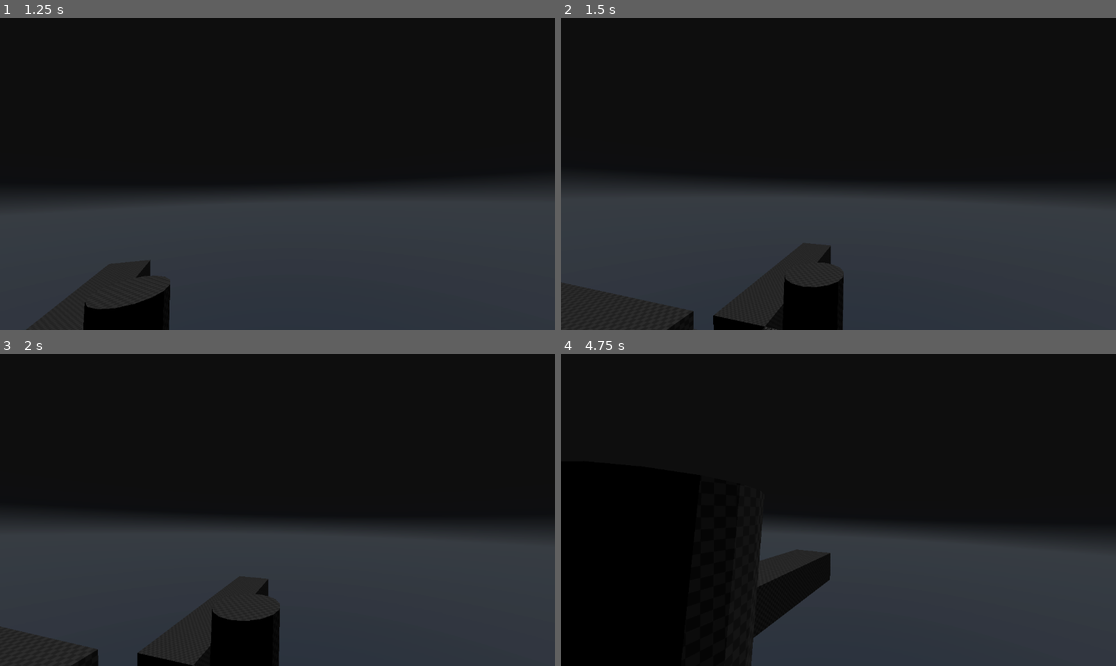
Above: before the commit, frames 1-4 (two rows, left to right).
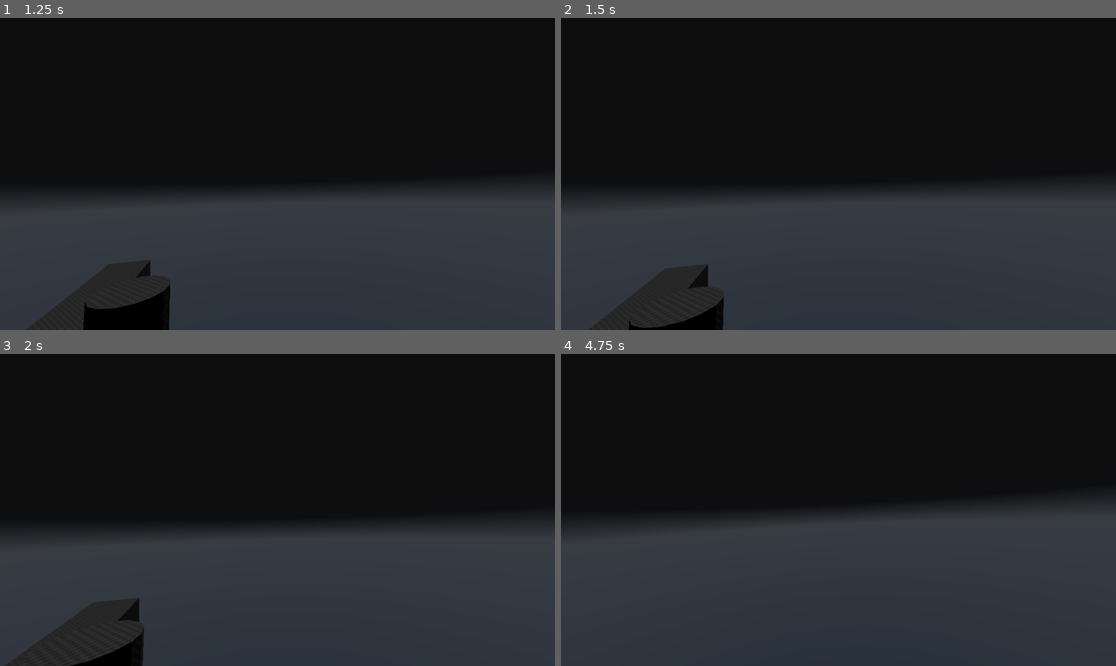
Above: after the commit, the same moments.

Repository: FahadHameed89/GodotPlayground3D
Game: Godot game, scene res://Levels/test_level.tscn
Same seed, same stepped clock (60 frames per second), same inputs: the game is played once before the commit and once after it. The project has no main scene, so this scene is started directly. A sky picture missing from this copy of the repository is replaced by a grey-blue gradient.
Inputs (mouse positions are in pixels of both pictures, inside the frame that each line leads up to):
- Up to frame 1 (1.25 s): tap Enter (ui_accept) at 0.5, 0.77 s; move the mouse to (305, 174) at 0.52 s; hold W (forward) from 0.53 s (still down); hold Right mouse button (right_click, bound only after the commi… from 0.53 s (still down); click (305, 174) at 0.6 s
- Up to frame 2 (1.5 s): keep holding W (forward); move the mouse to (810, 174) at 1.27 s; release Right mouse button (right_click, bound only after the commi… at 1.28 s; right-click (810, 174) at 1.35 s
- Up to frame 3 (2 s): keep holding W (forward); tap Enter (ui_accept) at 1.52 s; click (249, 510) at 1.55 s
- Up to frame 4 (4.75 s): keep holding W (forward); move the mouse to (849, 503) at 2.02 s; hold Ctrl (crouch) 2.03-2.78 s; click (849, 503) at 2.17 s; right-click (849, 503) at 2.3 s; move the mouse to (832, 516) at 2.77 s; tap Alt (free_look) at 2.85 s; tap Enter (ui_accept) at 3.02, 3.77, 4.52 s; click (832, 516) at 3.05 s; move the mouse to (877, 513) at 3.52 s; hold Right mouse button (right_click, bound only after the commi… 3.53-4.28 s; click (877, 513) at 3.6 s; move the mouse to (794, 506) at 4.27 s; tap Shift (sprint) at 4.35 s; click (794, 506) at 4.55 s

Frame 1 is identical in both runs. In frame 2, 5.0% of the frame differs, in the area x 0-51%, y 52-100%; in frame 3, 5.4%; in frame 4, 24%, in the area x 0-100%, y 46-100%.

Commit message:
Fixed joint issue
I was using the wrong joint type

Diff:
--- a/Player/player.tscn
+++ b/Player/player.tscn
@@ -131,14 +131,14 @@
 [node name="HoldingPosition" type="Marker3D" parent="neck/head/eyes/Camera3D"]
 transform = Transform3D(1, 0, 0, 0, 1, 0, 0, 0, 1, 0, 0, -3)
 
-[node name="HingeJoint3D" type="HingeJoint3D" parent="neck/head/eyes/Camera3D"]
-node_a = NodePath("../StaticBody3D")
-angular_limit/enable = true
-angular_limit/upper = 0.0872665
-angular_limit/lower = -0.0872665
-
 [node name="StaticBody3D" type="StaticBody3D" parent="neck/head/eyes/Camera3D"]
 transform = Transform3D(1, 0, 0, 0, 1, 0, 0, 0, 1, 0, 0, -3)
+
+[node name="Generic6DOFJoint3D" type="Generic6DOFJoint3D" parent="neck/head/eyes/Camera3D"]
+node_a = NodePath("../StaticBody3D")
+linear_limit_x/enabled = false
+linear_limit_y/enabled = false
+linear_limit_z/enabled = false
 
 [node name="AnimationPlayer" type="AnimationPlayer" parent="neck/head/eyes"]
 libraries = {
--- a/Scripts/player.gd
+++ b/Scripts/player.gd
@@ -19,13 +19,13 @@
 # Grab Mechanic Variables
 @onready var interaction_ray = $neck/head/eyes/Camera3D/InteractionRay
 @onready var holding_position = $neck/head/eyes/Camera3D/HoldingPosition # Adjust this position 'z' to move object closer or further away
-@onready var hinge_joint_3d = $neck/head/eyes/Camera3D/HingeJoint3D
 @onready var static_body_3d = $neck/head/eyes/Camera3D/StaticBody3D
+@onready var joint = $neck/head/eyes/Camera3D/Generic6DOFJoint3D
 
 
 var picked_object
 var pull_force = 4 # Adjust this to pull objects with more force
-var rotation_force = 0.05 # Force of object rotation
+var rotation_force = 0.5 # Force of object rotation
 var locked = false # Prevents player walking around when rotating object
 #
 
@@ -89,23 +89,29 @@
 # Get the gravity from the project settings to be synced with RigidBody nodes.
 var gravity = ProjectSettings.get_setting("physics/3d/default_gravity")
 
+func rotate_object(event):
+	if picked_object != null:
+		if event is InputEventMouseMotion:
+			static_body_3d.rotate_x(deg_to_rad(event.relative.y * rotation_force))
+			static_body_3d.rotate_y(deg_to_rad(event.relative.x * rotation_force))
+
 func pick_object():
 	var collider = interaction_ray.get_collider()
 	if collider != null and collider is RigidBody3D:
 		print("Colliding with a rigid body")
 		picked_object = collider
-		hinge_joint_3d.set_node_b(picked_object.get_path())
+		joint.set_node_b(picked_object.get_path())
 
 func remove_object():
 	if picked_object != null:
 		picked_object = null
-		hinge_joint_3d.set_node_b(hinge_joint_3d.get_path())
+		joint.set_node_b(joint.get_path())
 
 func _ready():
 	Input.set_mouse_mode(Input.MOUSE_MODE_CAPTURED) #Locks mouse during gameplay
 
 func _input(event):
-	if event is InputEventMouseMotion:
+	if event is InputEventMouseMotion && !locked:
 		#Free Looking Logic
 		if free_looking:
 			neck.rotate_y(deg_to_rad(-event.relative.x * mouse_sens_h))
@@ -122,6 +128,12 @@
 			pick_object()
 		elif picked_object != null:
 			remove_object()
+
+	if Input.is_action_pressed("right_click"):
+		locked = true
+		rotate_object(event)
+	if Input.is_action_just_released("right_click"):
+		locked = false
 
 func _physics_process(delta):
 	# Getting movement input
--- a/project.godot
+++ b/project.godot
@@ -72,3 +72,8 @@
 "events": [Object(InputEventMouseButton,"resource_local_to_scene":false,"resource_name":"","device":-1,"window_id":0,"a …(258 unchanged characters)…
 ]
 }
+right_click={
+"deadzone": 0.5,
+"events": [Object(InputEventMouseButton,"resource_local_to_scene":false,"resource_name":"","device":-1,"window_id":0,"alt_pressed":false,"shift_pressed":false,"ctrl_pressed":false,"meta_pressed":false,"button_mask":2,"position":Vector2(215, 14),"global_position":Vector2(219, 57),"factor":1.0,"button_index":2,"canceled":false,"pressed":true,"double_click":false,"script":null)
+]
+}
